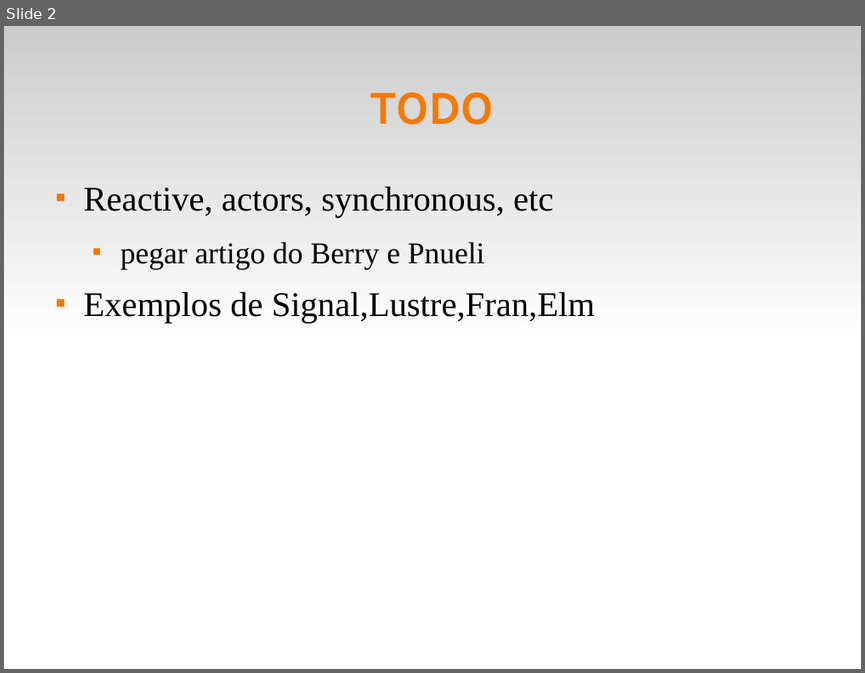
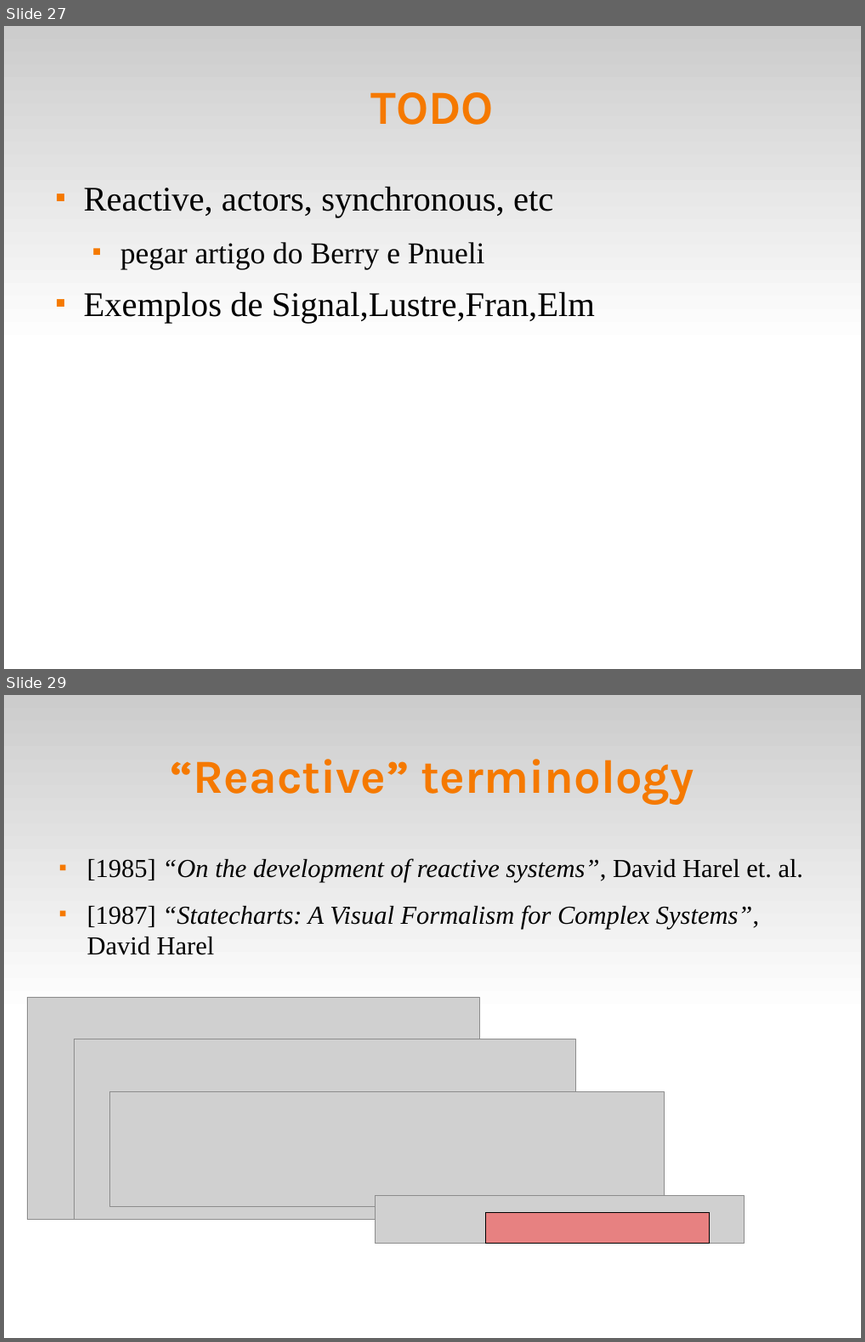
Before and after one commit to fsantanna-no/ceu-docs, a slide deck: ceu_wgld.odp. Shown one above the other, each under a label of ours: slide 2 before the commit, slides 27 and 29 after it; the slides between them are not shown. The pictures are 865x673 and 865x1342 pixels, drawn with LibreOffice and Linux fonts; fonts in the diff are those of the drawing; grey boxes stand for pictures. Boxes give left, top, right and bottom in pixels: in the first picture for what was removed or moved away, otherwise in the second. Text is boxed around its words. In the diff, an @@ line names an element or a change of style, - is before the commit and + after.

```diff
--- a/ceu_wgld.odp
+++ b/ceu_wgld.odp
@@ slide 29 added at bbox=[4, 695, 861, 1338], background #FFFFFF; not listed: 1 template element that a slide beside it also shows @@
@@ title added at bbox=[170, 759, 694, 805], 44 pt, text #F57900, bold @@
+“Reactive” terminology
@@ text added at bbox=[87, 858, 804, 955], 24 pt, text #000000, italic @@
+■ [1985] “On the development of reactive systems”, David Harel et. al.
+■ [1987] “Statecharts: A Visual Formalism for Complex Systems”, David Harel
@@ picture added at bbox=[27, 997, 479, 1219] @@
@@ picture added at bbox=[74, 1039, 576, 1219] @@
@@ picture added at bbox=[109, 1091, 664, 1207] @@
@@ picture added at bbox=[375, 1195, 744, 1243] @@
@@ rectangle added at bbox=[485, 1213, 710, 1243], fill #FF3333 at 50% opacity, outline #000000 0 pt @@
@@ what was slide 2 is now slide 27 @@
```
Also in this commit, not shown: 6 slides changed, 2 other slides added, 1 slide removed.
